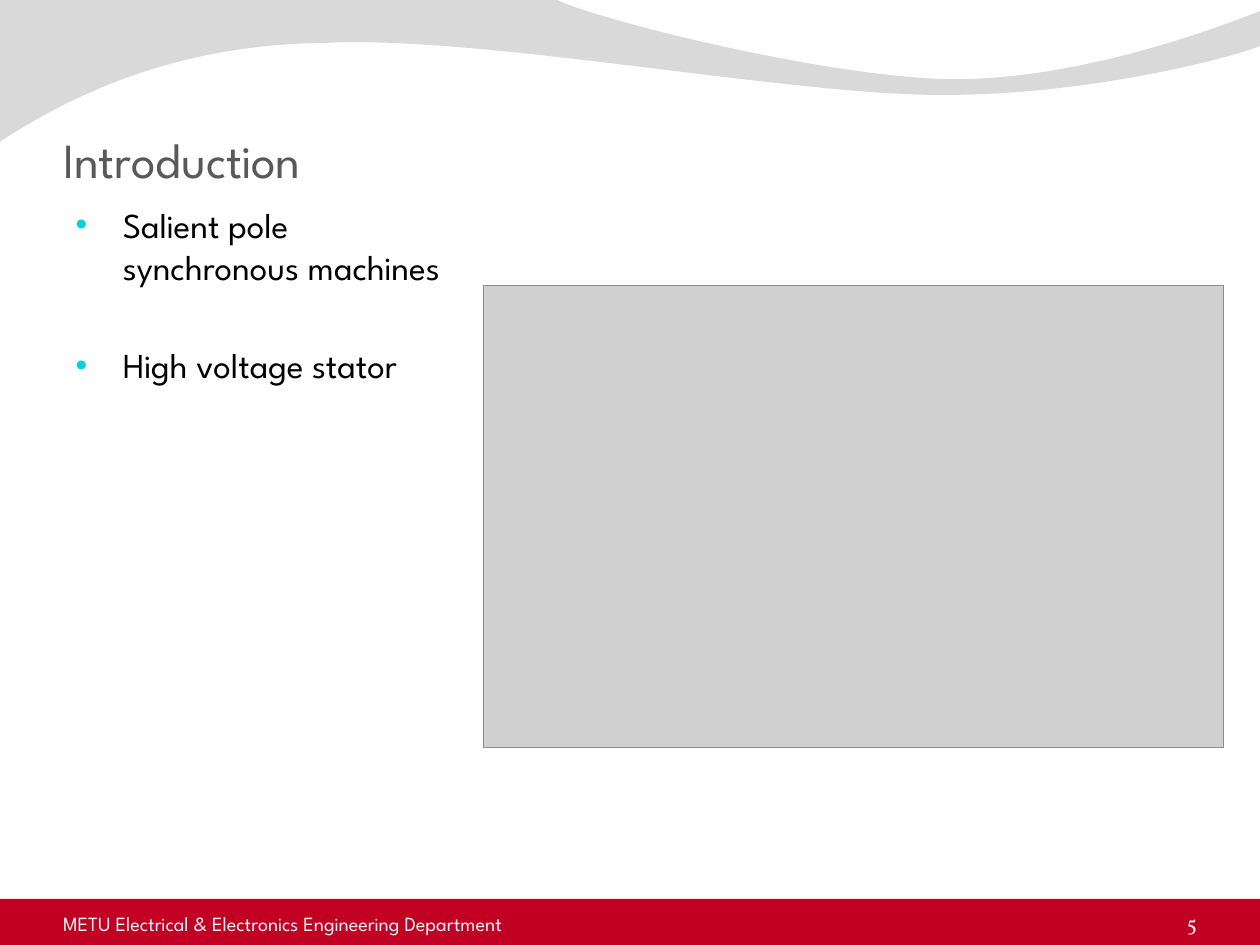
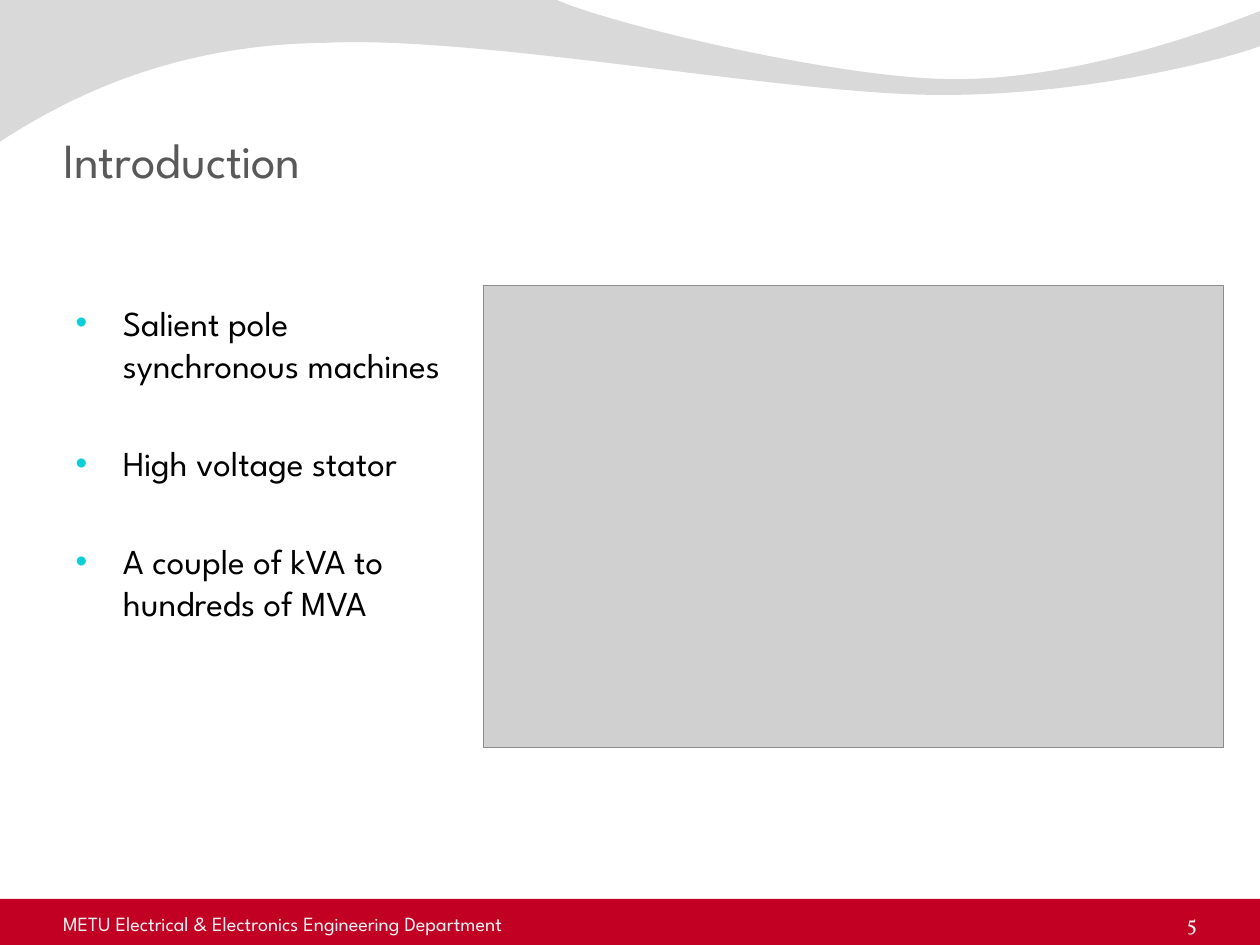
Before and after one commit to sametyakut/Studies, a slide deck: slide 5 of Presentations/5-Seminar_Presentation_2023_11_23.pptx. Drawn at 1260x945 pixels with LibreOffice and Linux fonts; fonts in the diff are those of the drawing; grey boxes stand for pictures; background and template pictures are left out. Boxes give left, top, right and bottom in pixels: in the first picture for what was removed or moved away, otherwise in the second. Text is boxed around its words. In the diff, an @@ line names an element or a change of style, - is before the commit and + after.

```diff
--- a/Presentations/5-Seminar_Presentation_2023_11_23.pptx
+++ b/Presentations/5-Seminar_Presentation_2023_11_23.pptx
@@ text at (123,549,383,617): paragraph added @@
+• A couple of kVA to hundreds of MVA
```
Also in this commit, not shown: 3 other slides changed, 1 slide added, 8 other files.
